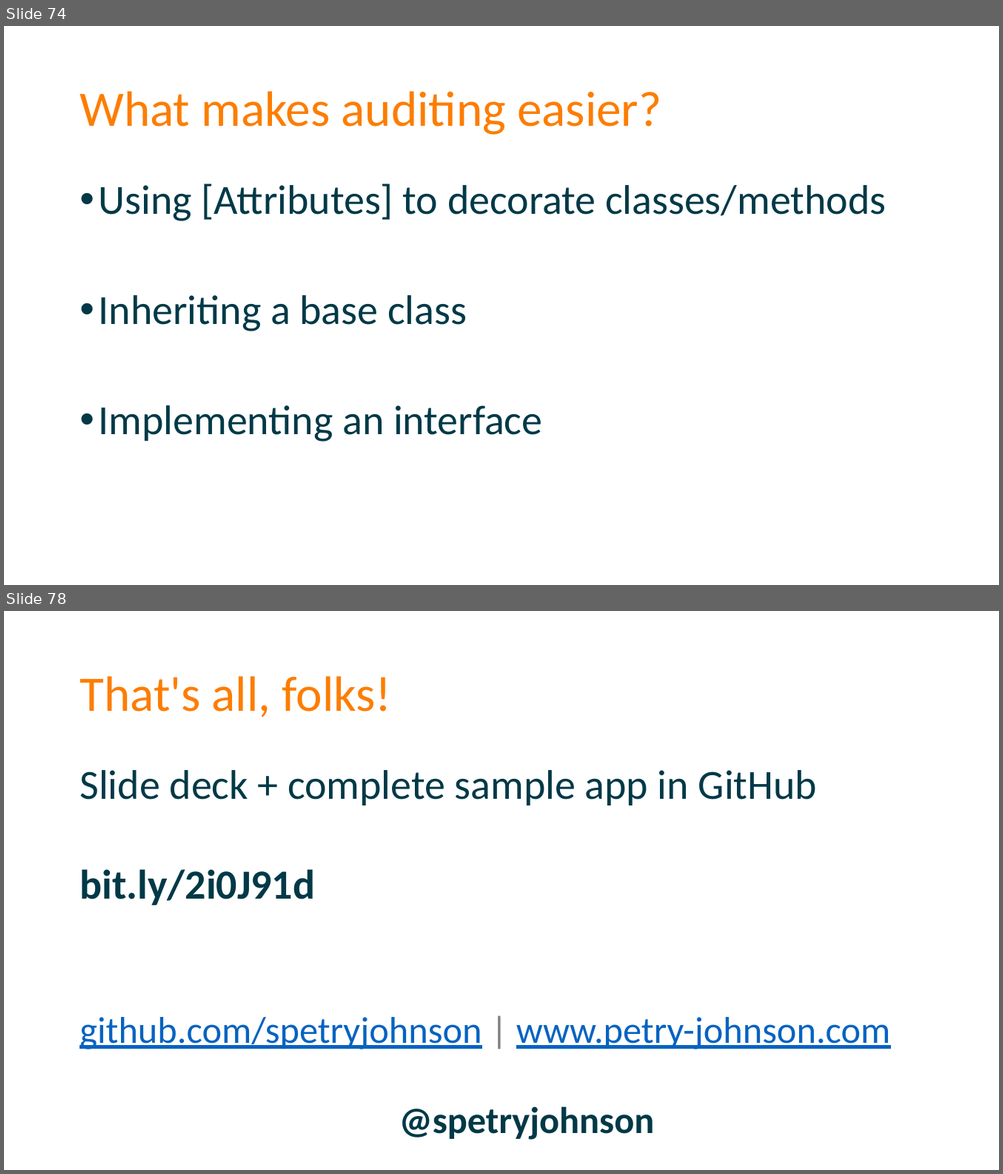
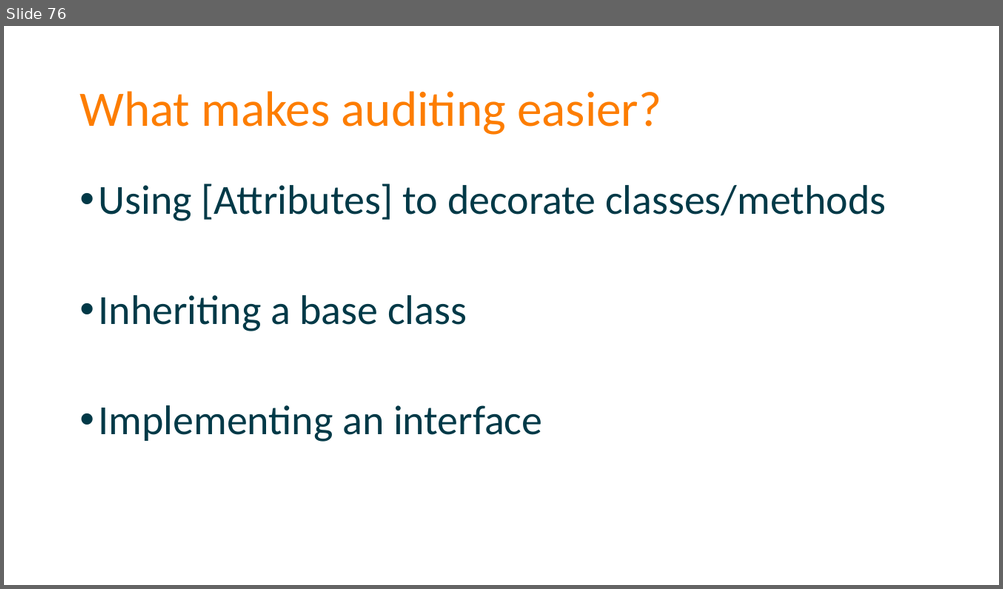
Before and after one commit to spetryjohnson/Talk---Dont-Write-Secure-Code-Design-Secure-Systems, a slide deck: Secure Systems - CodeMash 2017.pptx. Shown one above the other, each under a label of ours: slides 74 and 78 before the commit, slide 76 after it; the slides between them are not shown. The pictures are 1003x1174 and 1003x589 pixels, drawn with LibreOffice and Linux fonts; fonts in the diff are those of the drawing. Boxes give left, top, right and bottom in pixels: in the first picture for what was removed or moved away, otherwise in the second. Text is boxed around its words. In the diff, an @@ line names an element or a change of style, - is before the commit and + after.

```diff
--- a/Secure Systems - CodeMash 2017.pptx
+++ b/Secure Systems - CodeMash 2017.pptx
@@ slide 78 removed at [4, 611, 999, 1170], background #FFFFFF @@
@@ title removed at [79, 676, 392, 718] @@
-That's all, folks!
@@ text removed at [79, 770, 891, 1140] @@
-Slide deck + complete sample app in GitHub
-bit.ly/2i0J91d
-github.com/spetryjohnson | www.petry-johnson.com
-@spetryjohnson
@@ what was slide 74 is now slide 76 @@
```
Also in this commit, not shown: 6 slides changed, 4 slides added, 4 other slides removed, 3 other files.
